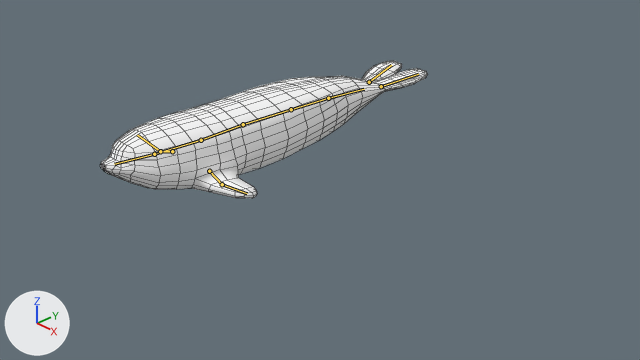
The Blender file Blender/Animals/Seal/Animations/SealIdleCorrect.blend, before and after one commit.
Before and after are seen from the file's camera 'Camera'. The axes (+X, +Y, +Z) are drawn at lower left. The lights are the same throughout. Both versions are drawn at frame 48 of the action 'ArmatureAction'; the numbers are the values there. The bones that bend it are drawn over the model as lines. Mesh edges are drawn as thin lines.
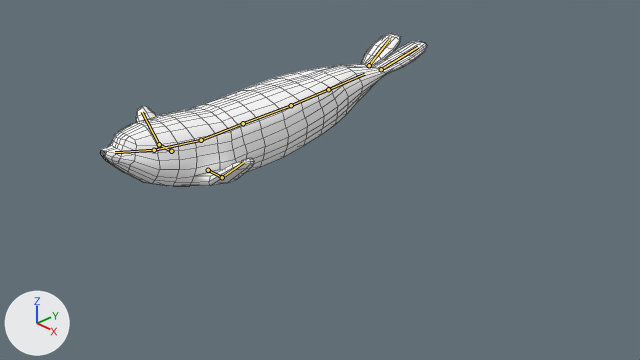
Changed parts and their boxes (x1, y1, x2, y2) in the pictures (640 x 360 px):
'Cube.002', posed (12% taller)
    before: (100, 61, 428, 198)
    after: (100, 33, 427, 186)
bone 'Body2', root to tip
    before: (201, 140) to (154, 154)
    after: (201, 140) to (154, 150)
bone 'LeftUpperFlipper', root to tip
    before: (209, 171) to (222, 184)
    after: (208, 170) to (222, 177)
bone 'LeftLowerFlipper', root to tip
    before: (222, 184) to (247, 193)
    after: (222, 177) to (244, 162)
bone 'RightUpperFlipper', root to tip
    before: (172, 151) to (160, 151)
    after: (171, 151) to (159, 144)
bone 'RightLowerFlipper', root to tip
    before: (160, 151) to (137, 135)
    after: (159, 144) to (142, 112)
bone 'Body1', root to tip
    before: (154, 154) to (114, 164)
    after: (154, 150) to (115, 152)
bone 'Body3', root to tip
    before: (201, 140) to (243, 124)
    after: (201, 140) to (243, 123)
bone 'Body4', root to tip
    before: (243, 124) to (291, 109)
    after: (243, 123) to (291, 105)
bone 'Body5', root to tip
    before: (291, 109) to (328, 98)
    after: (291, 105) to (328, 89)
bone 'Body6', root to tip
    before: (328, 98) to (364, 89)
    after: (328, 89) to (364, 74)
bone 'LeftBackFlipper', root to tip
    before: (381, 86) to (418, 74)
    after: (381, 69) to (418, 47)
bone 'RightBackFlipper', root to tip
    before: (369, 82) to (391, 65)
    after: (369, 65) to (390, 38)

The change, as a diff of the scene's bpy script:
```diff
--- a/Blender/Animals/Seal/Animations/SealIdleCorrect.blend.py
+++ b/Blender/Animals/Seal/Animations/SealIdleCorrect.blend.py
@@ bone_body2 @@
 bone_body2 = bpy.data.objects['Armature'].pose.bones['Body2']
-bone_body2.rotation_quaternion = (0.999, 0.0, 0.0, 0.017)  # degrees (0, 0, 2)
+bone_body2.rotation_quaternion = (0.998, 0.0, 0.0, 0.055)  # degrees (0, 0, 6)
@@ bone_leftupperflipper @@
 bone_leftupperflipper = bpy.data.objects['Armature'].pose.bones['LeftUpperFlipper']  # child of 'Body2'
-bone_leftupperflipper.rotation_quaternion = (0.972, -0.015, 0.004, -0.107)  # degrees (-2, 0, -13)
+bone_leftupperflipper.rotation_quaternion = (0.966, 0.0, 0.0, -0.259)  # degrees (0, 0, -30)
@@ bone_leftlowerflipper @@
 bone_leftlowerflipper = bpy.data.objects['Armature'].pose.bones['LeftLowerFlipper']  # child of 'LeftUpperFlipper'
-bone_leftlowerflipper.rotation_quaternion = (0.985, -0.01, -0.007, 0.034)  # degrees (-1, -1, 4)
+bone_leftlowerflipper.rotation_quaternion = (0.996, 0.0, 0.0, -0.087)  # degrees (0, 0, -10)
@@ bone_rightupperflipper @@
 bone_rightupperflipper = bpy.data.objects['Armature'].pose.bones['RightUpperFlipper']  # child of 'Body2'
-bone_rightupperflipper.rotation_quaternion = (0.972, -0.015, -0.004, 0.107)  # degrees (-2, 0, 13)
+bone_rightupperflipper.rotation_quaternion = (0.966, 0.0, 0.0, 0.259)  # degrees (0, 0, 30)
@@ bone_rightlowerflipper @@
 bone_rightlowerflipper = bpy.data.objects['Armature'].pose.bones['RightLowerFlipper']  # child of 'RightUpperFlipper'
-bone_rightlowerflipper.rotation_quaternion = (0.986, -0.001, 0.01, -0.034)  # degrees (0, 1, -4)
+bone_rightlowerflipper.rotation_quaternion = (0.996, 0.0, 0.0, 0.087)  # degrees (0, 0, 10)
@@ bone_body1 @@
 bone_body1 = bpy.data.objects['Armature'].pose.bones['Body1']  # child of 'Body2'
-bone_body1.rotation_quaternion = (0.998, -0.025, 0.0, 0.0)  # degrees (-3, 0, 0)
+bone_body1.rotation_quaternion = (0.998, -0.067, 0.0, 0.0)  # degrees (-8, 0, 0)
@@ bone_body3 @@
 bone_body3 = bpy.data.objects['Armature'].pose.bones['Body3']
-bone_body3.rotation_quaternion = (1.0, -0.004, 0.0, 0.0)  # degrees (0, 0, 0)
+bone_body3.rotation_quaternion = (1.0, 0.007, 0.0, 0.0)  # degrees (1, 0, 0)
@@ bone_body4 @@
 bone_body4 = bpy.data.objects['Armature'].pose.bones['Body4']  # child of 'Body3'
-bone_body4.rotation_quaternion = (0.999, 0.029, 0.0, 0.0)  # degrees (3, 0, 0)
+bone_body4.rotation_quaternion = (0.999, 0.041, 0.0, 0.0)  # degrees (5, 0, 0)
@@ bone_body5 @@
 bone_body5 = bpy.data.objects['Armature'].pose.bones['Body5']  # child of 'Body4'
-bone_body5.rotation_quaternion = (0.999, 0.021, 0.0, 0.0)  # degrees (2, 0, 0)
+bone_body5.rotation_quaternion = (0.999, 0.045, 0.0, 0.0)  # degrees (5, 0, 0)
@@ bone_body6 @@
 bone_body6 = bpy.data.objects['Armature'].pose.bones['Body6']  # child of 'Body5'
-bone_body6.rotation_quaternion = (0.999, 0.031, 0.0, 0.0)  # degrees (4, 0, 0)
+bone_body6.rotation_quaternion = (0.999, 0.054, 0.0, 0.0)  # degrees (6, 0, 0)
@@ bone_leftbackflipper @@
 bone_leftbackflipper = bpy.data.objects['Armature'].pose.bones['LeftBackFlipper']  # child of 'Body6'
-bone_leftbackflipper.rotation_quaternion = (0.997, -0.02, -0.005, 0.005)  # degrees (-2, -1, 1)
+bone_leftbackflipper.rotation_quaternion = (0.999, 0.036, 0.009, -0.008)  # degrees (4, 1, -1)
@@ bone_rightbackflipper @@
 bone_rightbackflipper = bpy.data.objects['Armature'].pose.bones['RightBackFlipper']  # child of 'Body6'
-bone_rightbackflipper.rotation_quaternion = (0.997, -0.02, 0.005, -0.005)  # degrees (-2, 1, -1)
+bone_rightbackflipper.rotation_quaternion = (0.999, 0.036, -0.009, 0.008)  # degrees (4, -1, 1)
```
